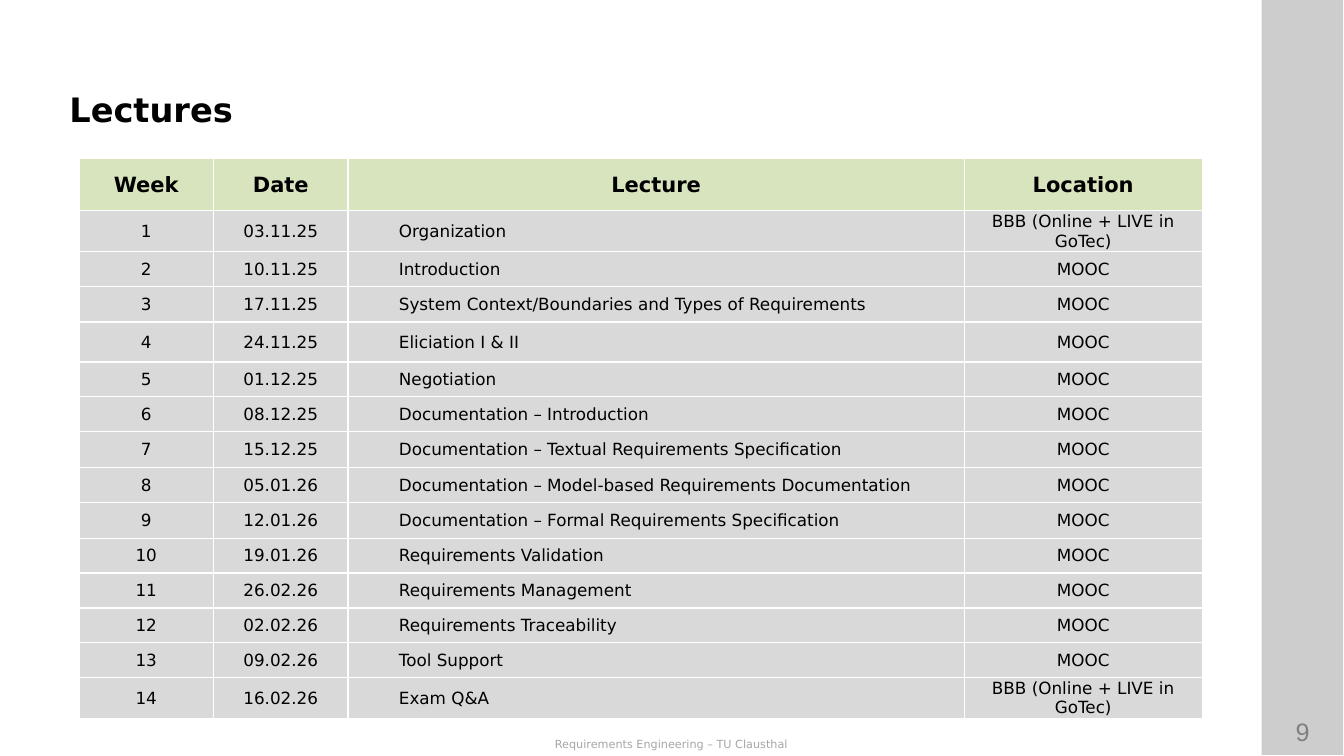
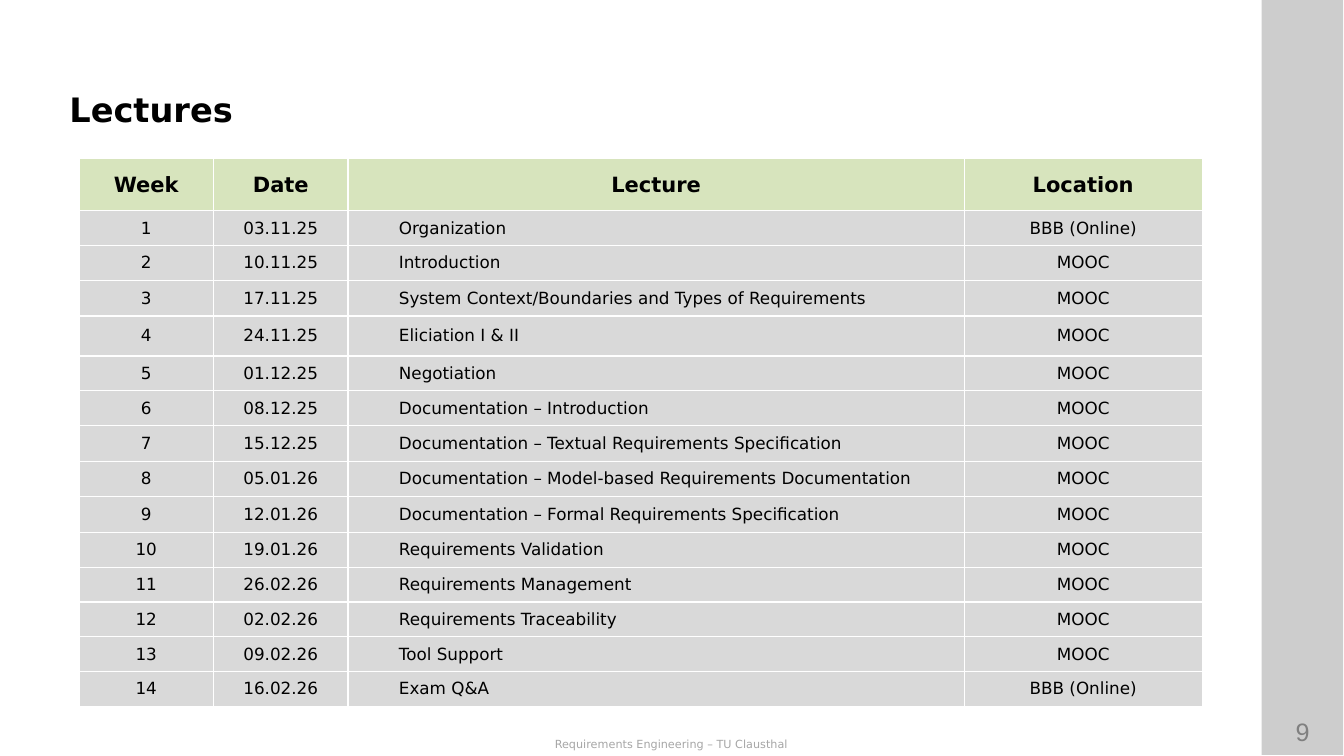
Before and after one commit to ETCE-LAB/teaching-material, a slide deck: slide 9 of Requirements-Engineering/RE-L00-Organization.pptx. Drawn at 1344x756 pixels with LibreOffice and Linux fonts; fonts in the diff are those of the drawing; background and template pictures are left out. Boxes give left, top, right and bottom in pixels: in the first picture for what was removed or moved away, otherwise in the second. Text is boxed around its words. In the diff, an @@ line names an element or a change of style, - is before the commit and + after.

```diff
--- a/Requirements-Engineering/RE-L00-Organization.pptx
+++ b/Requirements-Engineering/RE-L00-Organization.pptx
@@ table at bbox=[79, 159, 1202, 707] @@
-row 2, column 4: BBB (Online + LIVE in GoTec)
+row 2, column 4: BBB (Online)
-row 15, column 4: BBB (Online + LIVE in GoTec)
+row 15, column 4: BBB (Online)
@@ list level 2 to 1 in "Organization" @@
@@ list level 2 to 1 in "Introduction" @@
@@ list level 2 to 1 in "System Context/Boundaries and Types of ..." @@
@@ list level 2 to 1 in "Eliciation I & II" @@
@@ list level 2 to 1 in "Negotiation" @@
@@ list level 2 to 1 in "Documentation – Introduction" @@
@@ list level 2 to 1 in "Documentation – Textual Requirements Specification" @@
@@ list level 2 to 1 in "Documentation – Model-based Requirements Documentation" @@
@@ list level 2 to 1 in "Documentation – Formal Requirements Specification" @@
@@ list level 2 to 1 in "Requirements Validation" @@
@@ list level 2 to 1 in "Requirements Management" @@
@@ list level 2 to 1 in "Requirements Traceability" @@
@@ list level 2 to 1 in "Tool Support" @@
@@ list level 2 to 1 in "Exam Q&A" @@
@@ borders changed @@
```
Also in this commit, not shown: 6 other slides changed, 1 slide added, 41 other files.
